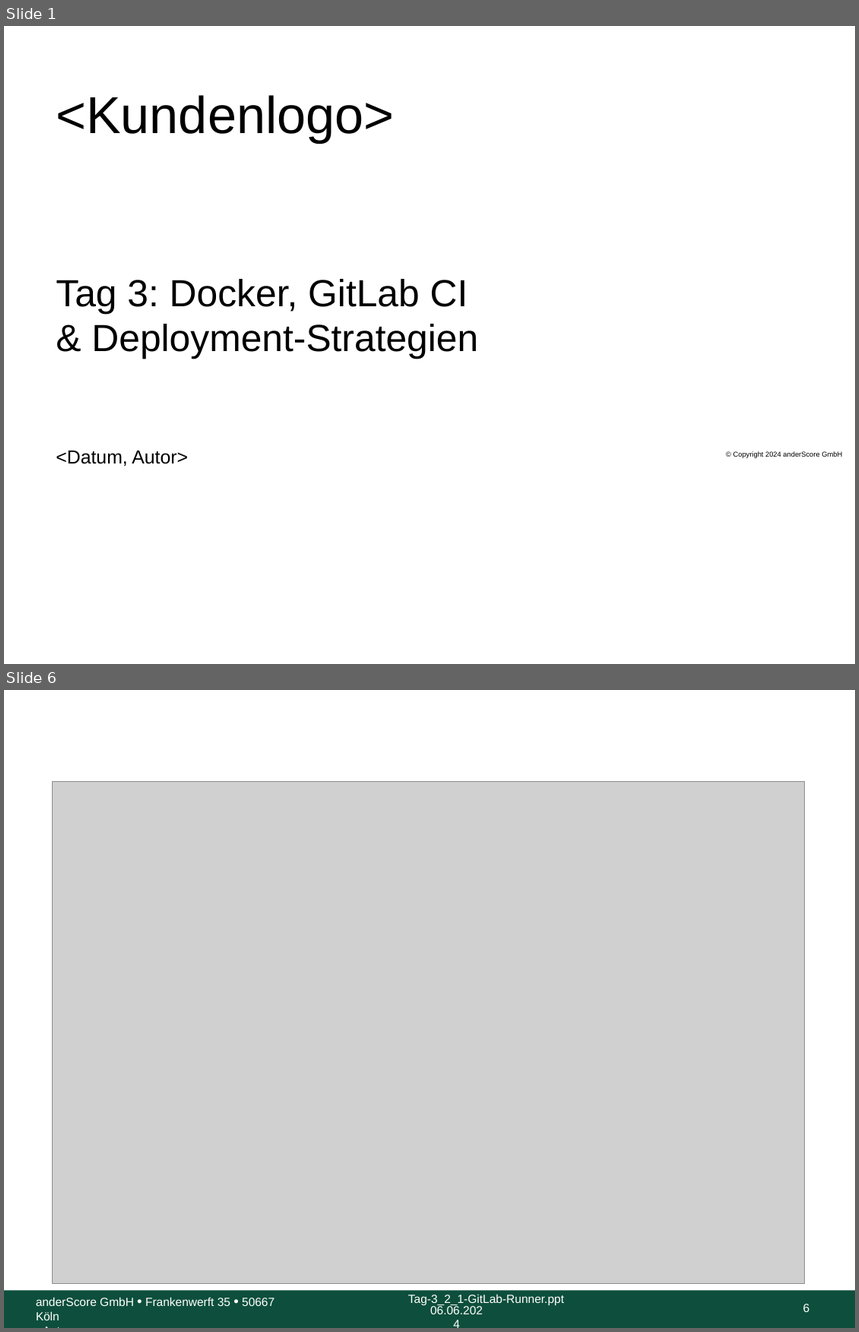
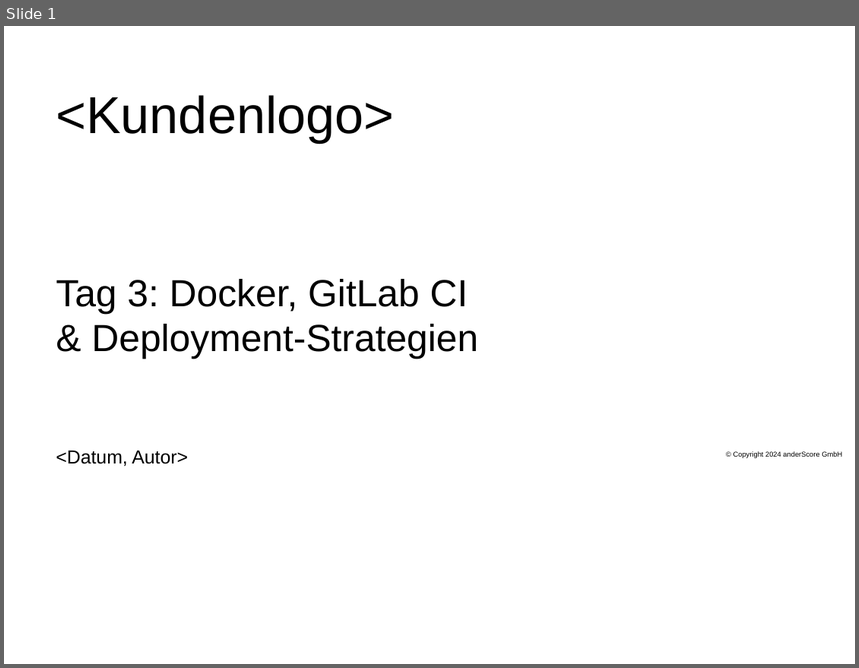
Before and after one commit to anderscore-gmbh/gitlab, a slide deck: slides/Tag-2_3-GitLab-Runner.pptx. Shown one above the other, each under a label of ours: slides 1 and 6 before the commit, slide 1 after it; the slides between them are not shown. The pictures are 859x1332 and 859x668 pixels, drawn with LibreOffice and Linux fonts; fonts in the diff are those of the drawing; grey boxes stand for pictures; background and template pictures are left out. Boxes give left, top, right and bottom in pixels: in the first picture for what was removed or moved away, otherwise in the second. Text is boxed around its words. In the diff, an @@ line names an element or a change of style, - is before the commit and + after.

```diff
--- a/slides/Tag-2_3-GitLab-Runner.pptx
+++ b/slides/Tag-2_3-GitLab-Runner.pptx
@@ slide 6 removed at [4, 690, 855, 1328], background #FFFFFF @@
@@ picture removed at [53, 781, 805, 1284] @@
@@ rectangle removed at [4, 1291, 855, 1328] @@
@@ text removed at [36, 1297, 275, 1321] @@
-anderScore GmbH • Frankenwerft 35 • 50667 Köln
-<Autor>
@@ text removed at [408, 1294, 564, 1306] @@
-Tag-3_2_1-GitLab-Runner.ppt
@@ text removed at [430, 1305, 483, 1315] @@
-06.06.2024
@@ page number removed at [804, 1304, 810, 1312] @@
-6
```
Also in this commit, not shown: 96 slides changed, 3 slides added, 2 other slides removed.
